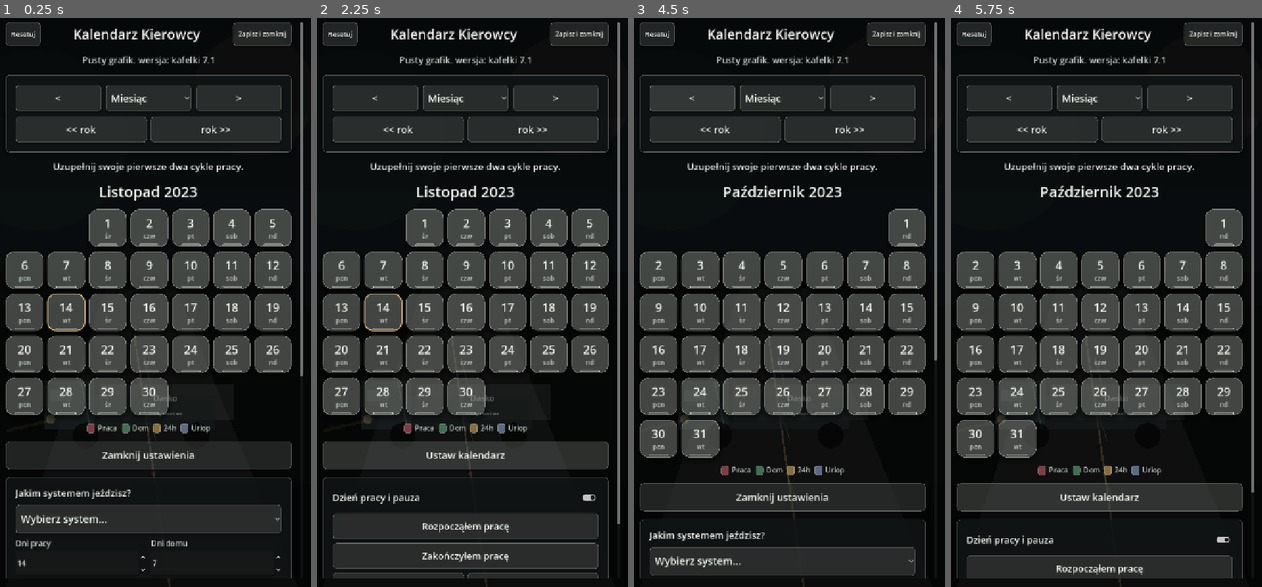
Above: before the commit, frames 1-4 (left to right).
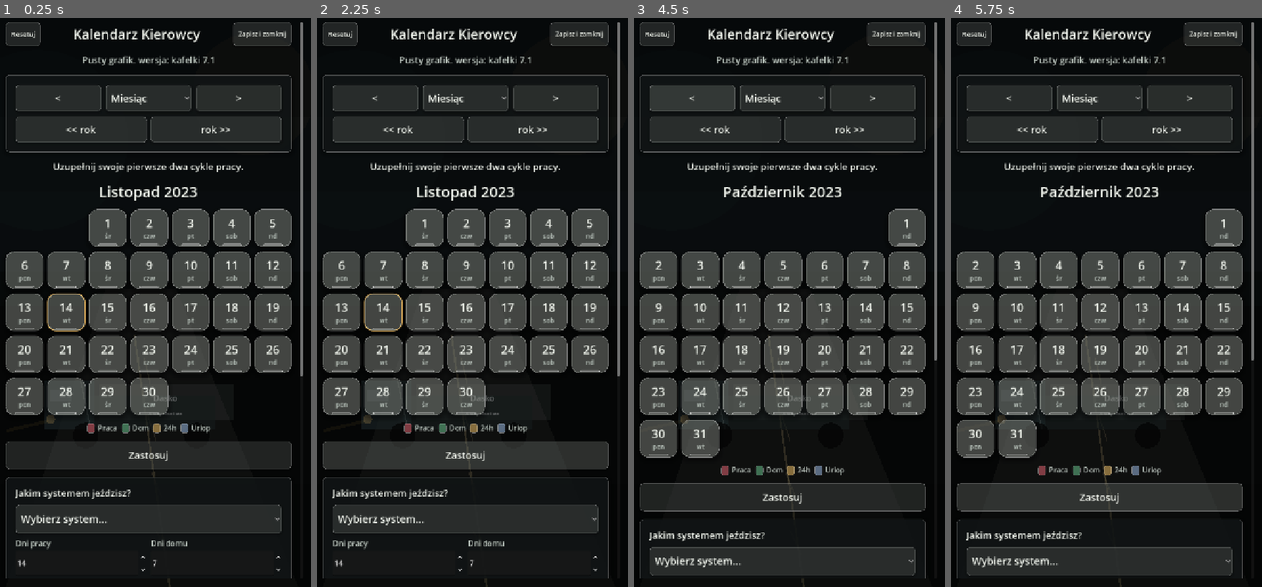
Above: after the commit, the same moments.

Repository: ElKlient/IDOL-Genesis
Game: Godot game, scene res://scenes/main.tscn
The game is run twice, just before and just after one commit, with the same random seed, the same clock (stepped at 60 frames per second) and the same inputs.
Inputs (mouse positions are in pixels of both pictures, inside the frame that each line leads up to):
- Up to frame 1 (0.25 s): no input
- Up to frame 2 (2.25 s): click (466, 456) at 0.5 s, where only the run before the commit has a clickable "Zamknij ustawienia"; click (466, 456) at 1.25 s, where only the run before the commit has a clickable "Ustaw kalendarz"; click (466, 456) at 2 s, where only the run after the commit has a clickable "Zastosuj"
- Up to frame 3 (4.5 s): click "Zapisz i zamknij" at 2.75 s; click "Ustawienia" at 3.5 s; click "<" at 4.25 s
- Up to frame 4 (5.75 s): click (1100, 495) at 5 s, where only the run before the commit has a clickable "Zamknij ustawienia"

The runs differ from the first frame. In frame 1, 0.2% of the frame differs, in the area x 32-63%, y 76-78%; in frame 2, 6.0%, in the area x 4-98%, y 62-99%; in frame 3, 0.2%; in frame 4, 3.2%.

Commit message:
Swap settings apply and close buttons

Diff:
--- a/scripts/main.gd
+++ b/scripts/main.gd
@@ -218,8 +218,8 @@
 	root.add_child(legend_bar)
 
 	settings_toggle_button = Button.new()
-	settings_toggle_button.text = "Zamknij ustawienia"
-	_connect_tap(settings_toggle_button, Callable(self, "_toggle_settings_panel"))
+	settings_toggle_button.text = "Zastosuj"
+	_connect_tap(settings_toggle_button, Callable(self, "_on_settings_primary_pressed"))
 	_prepare_control(settings_toggle_button, 22, 62)
 	root.add_child(settings_toggle_button)
 
@@ -303,11 +303,11 @@
 	custom_panel.visible = false
 	box.add_child(custom_panel)
 
-	var apply_button := Button.new()
-	apply_button.text = "Zastosuj"
-	_connect_tap(apply_button, Callable(self, "_save_settings_and_close"))
-	_prepare_control(apply_button, 22, 62)
-	box.add_child(apply_button)
+	var close_settings_button := Button.new()
+	close_settings_button.text = "Zamknij ustawienia"
+	_connect_tap(close_settings_button, Callable(self, "_close_settings_panel"))
+	_prepare_control(close_settings_button, 22, 62)
+	box.add_child(close_settings_button)
 
 	error_label = _make_label("", 18, Color(0.95, 0.58, 0.52))
 	error_label.visible = false
@@ -554,6 +554,17 @@
 	_save_settings_to_disk()
 
 
+func _on_settings_primary_pressed() -> void:
+	if settings_panel != null and settings_panel.visible:
+		_save_settings_and_close()
+	else:
+		_set_settings_visible(true)
+
+
+func _close_settings_panel() -> void:
+	_set_settings_visible(false)
+
+
 func _on_day_tools_toggled(visible: bool) -> void:
 	if _tap_is_blocked():
 		day_tools_toggle.set_pressed_no_signal(day_tools_visible)
@@ -585,7 +596,7 @@
 	if settings_panel != null:
 		settings_panel.visible = visible
 	if settings_toggle_button != null:
-		settings_toggle_button.text = "Zamknij ustawienia" if visible else "Ustaw kalendarz"
+		settings_toggle_button.text = "Zastosuj" if visible else "Ustaw kalendarz"
 	if reset_settings_button != null:
 		reset_settings_button.visible = true
 	if save_close_button != null:
